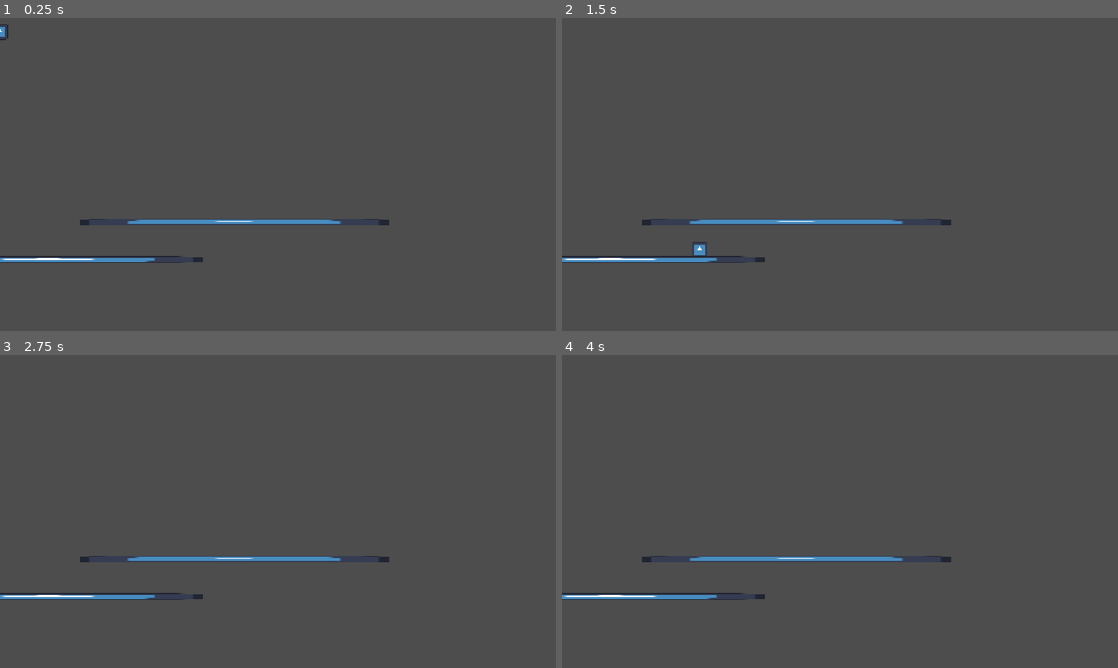
Above: before the commit, frames 1-4 (two rows, left to right).
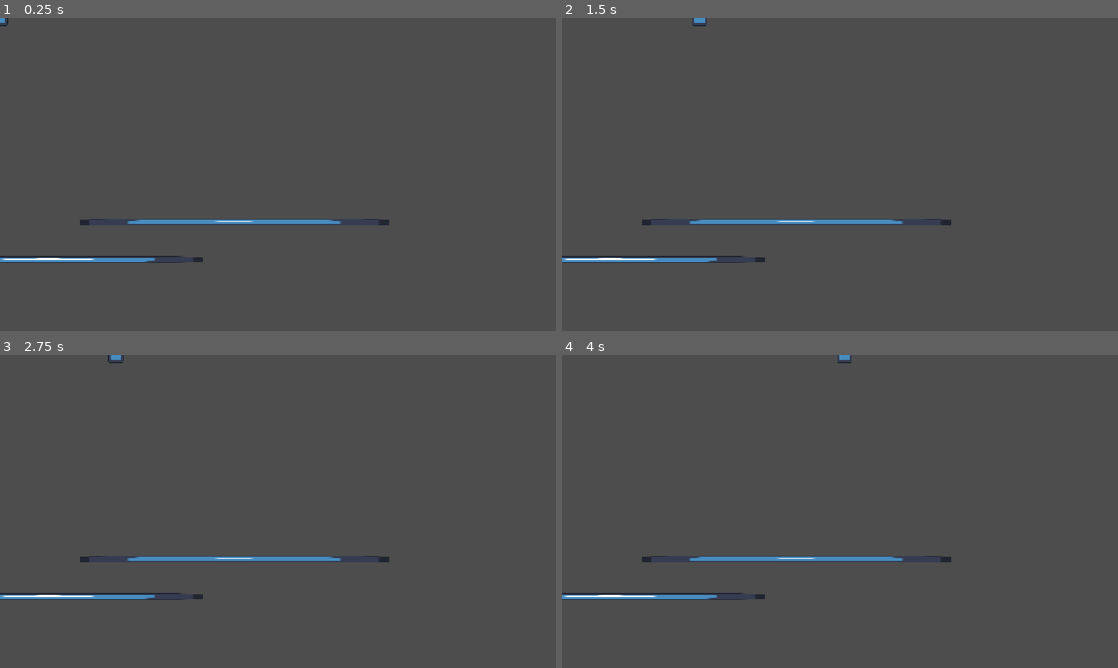
Above: after the commit, the same moments.

Repository: meowzyness/gayjam
Game: Godot game, scene res://node_2d.tscn
The game is run twice, just before and just after one commit, with the same random seed, the same clock (stepped at 60 frames per second) and the same inputs. The engine's default icon, where the game draws it, is replaced by a stand-in: a white triangle on a blue panel in a dark square.
Inputs:
- Up to frame 1 (0.25 s): no input
- Up to frame 2 (1.5 s): tap Enter (ui_accept) at 0.5, 0.6, 0.77, 1.07, 1.35 s; hold Right (ui_right) from 0.53 s (still down)
- Up to frame 3 (2.75 s): tap Enter (ui_accept) at 1.52, 1.82, 2.1 s; release Right (ui_right) at 2.03 s; hold Left (ui_left) from 2.03 s (still down)
- Up to frame 4 (4 s): release Left (ui_left) at 2.78 s; hold Right (ui_right) from 2.78 s (still down); tap Enter (ui_accept) at 2.85, 3.02, 3.32, 3.6, 3.77 s

The runs differ from the first frame. In frame 1, less than 0.1% of the frame differs, in the area x 0-2%, y 0-8%; in frame 2, 0.1%, in the area x 23-27%, y 0-76%; in frame 3, less than 0.1%; in frame 4, less than 0.1%.

Commit message:
top-down

Diff:
--- a/character_body_2d.gd
+++ b/character_body_2d.gd
@@ -2,24 +2,10 @@
 
 
 const SPEED = 300.0
-const JUMP_VELOCITY = -400.0
 
 
 func _physics_process(delta: float) -> void:
-	# Add the gravity.
-	if not is_on_floor():
-		velocity += get_gravity() * delta
-
-	# Handle jump.
-	if Input.is_action_just_pressed("ui_accept") and is_on_floor():
-		velocity.y = JUMP_VELOCITY
-
-	# Get the input direction and handle the movement/deceleration.
-	# As good practice, you should replace UI actions with custom gameplay actions.
-	var direction := Input.get_axis("ui_left", "ui_right")
-	if direction:
-		velocity.x = direction * SPEED
-	else:
-		velocity.x = move_toward(velocity.x, 0, SPEED)
+	var direction := Input.get_vector("ui_left", "ui_right", "ui_up", "ui_down")
+	velocity = direction * SPEED
 
 	move_and_slide()
